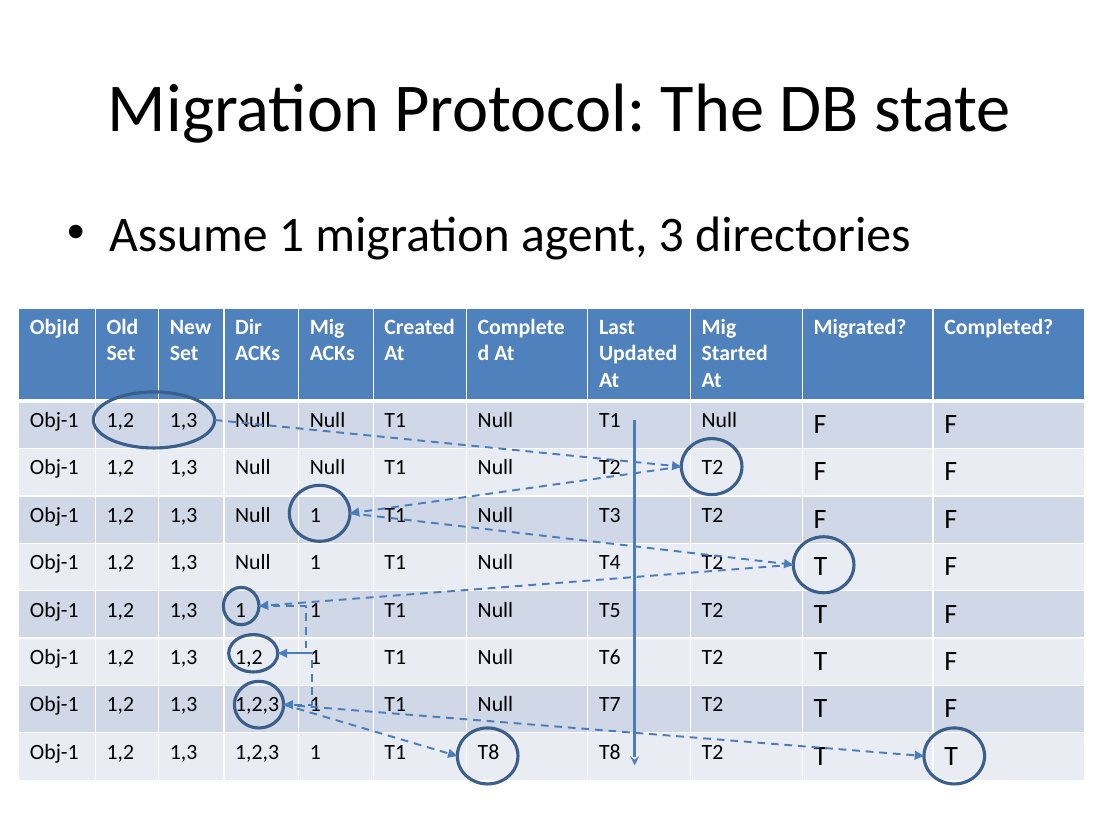
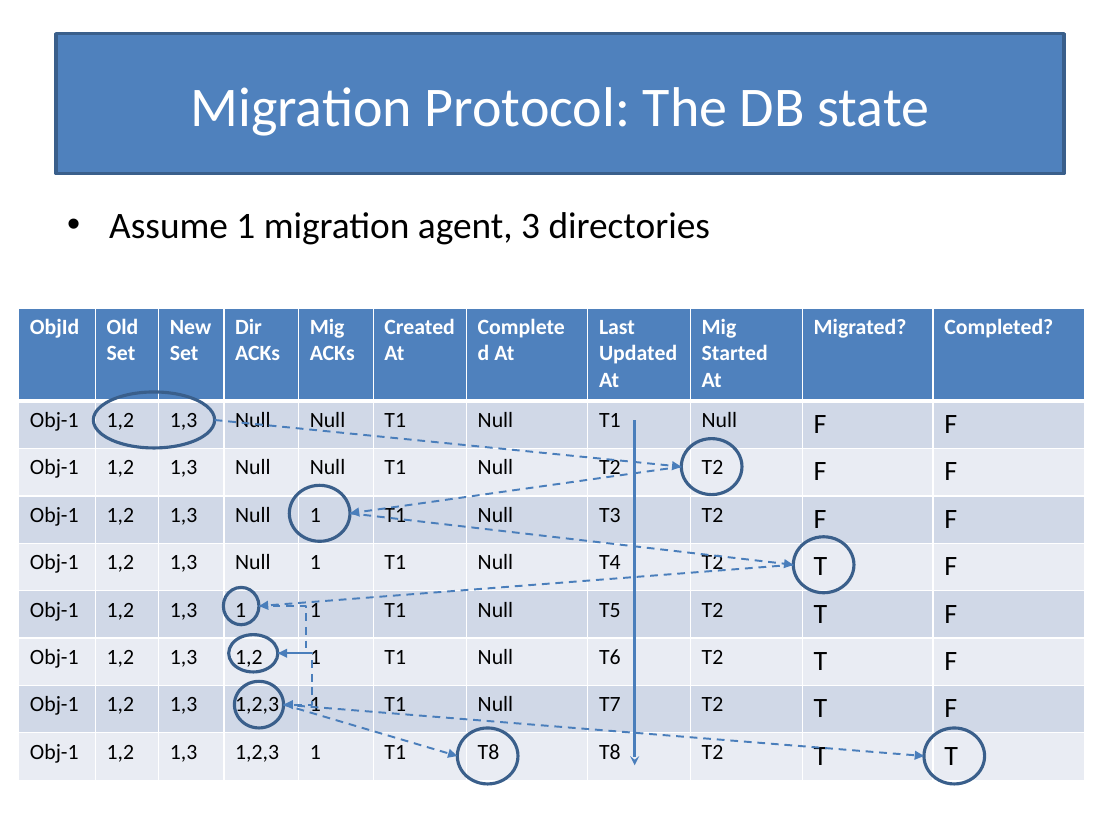
Before and after one commit to Slania/JPaxos-1, a slide deck: slide 21 of Paxos based directory updates for geo-replicated cloud storage.pptx. Drawn at 1120x840 pixels with LibreOffice and Linux fonts; fonts in the diff are those of the drawing. Boxes give left, top, right and bottom in pixels: in the first picture for what was removed or moved away, otherwise in the second. Text is boxed around its words. In the diff, an @@ line names an element or a change of style, - is before the commit and + after.

```diff
--- a/Paxos based directory updates for geo-replicated cloud storage.pptx
+++ b/Paxos based directory updates for geo-replicated cloud storage.pptx
@@ title "Migration Protocol: The DB state": place and size @@
-title "Migration Protocol: The DB state" at bbox=[108, 83, 1011, 143]
+title "Migration Protocol: The DB state" at bbox=[56, 34, 1064, 174]
@@ title "Migration Protocol: The DB state" at bbox=[56, 34, 1064, 174]: size 44 to 36 pt, text colour #000000 to #FFFFFF; fill none to #4F81BD; outline none to #3A5F8C 2 pt @@
@@ text "Assume 1 migration agent, 3 ..." at bbox=[109, 212, 711, 245]: size 32 to 24 pt; less space between paragraphs @@
```
Also in this commit, not shown: 17 other slides changed.
